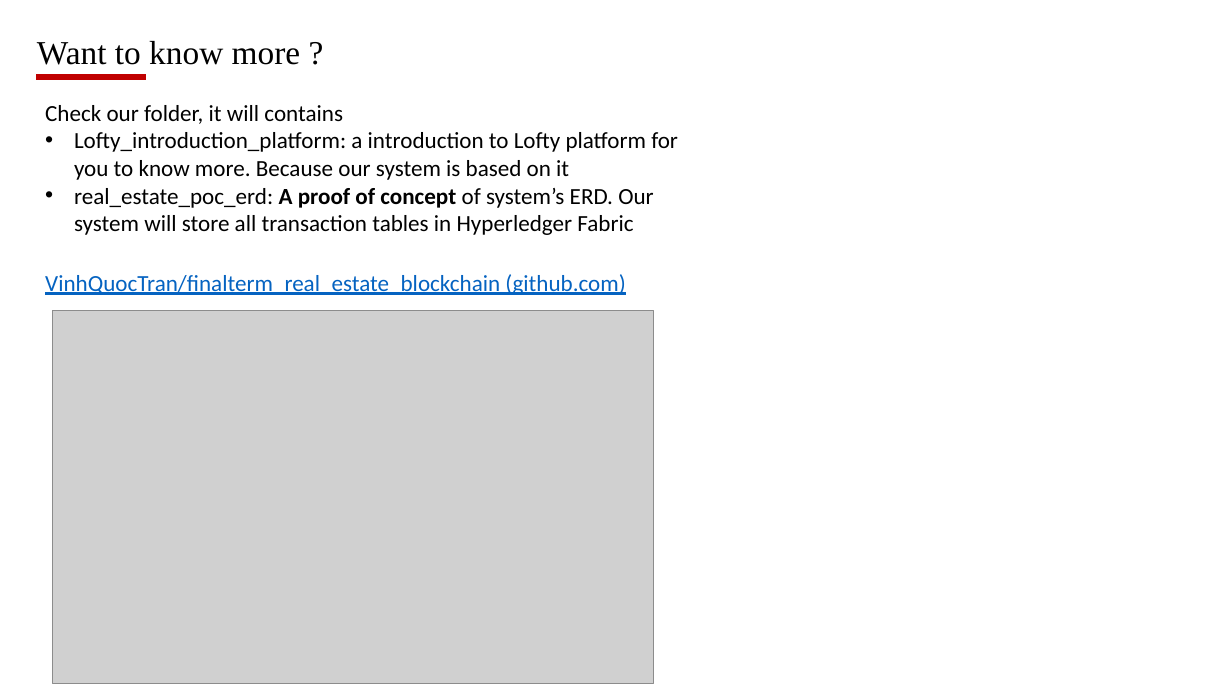
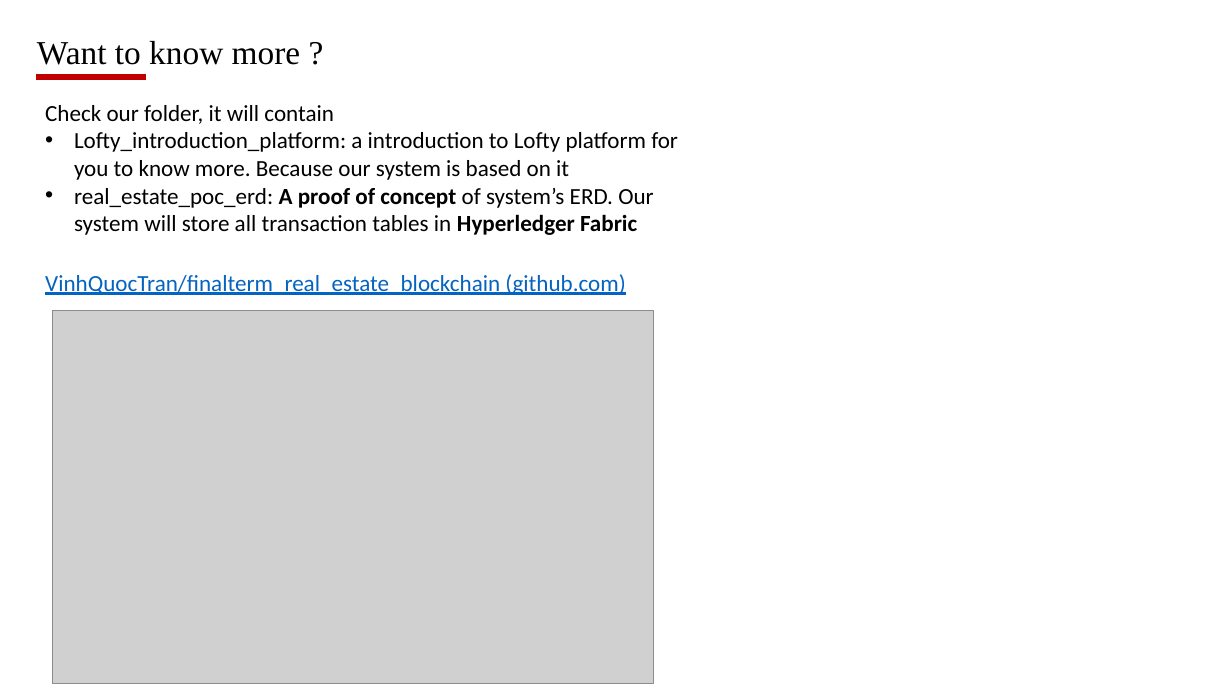
Before and after one commit to VinhQuocTran/Finalterm-Real-Estate-Blockchain, a slide deck: slide 12 of final_project_proposal.pptx (slide 8 before the commit). Drawn at 1232x693 pixels with LibreOffice and Linux fonts; fonts in the diff are those of the drawing; grey boxes stand for pictures. Boxes give left, top, right and bottom in pixels: in the first picture for what was removed or moved away, otherwise in the second. Text is boxed around its words. In the diff, an @@ line names an element or a change of style, - is before the commit and + after.

```diff
--- a/final_project_proposal.pptx
+++ b/final_project_proposal.pptx
@@ text at (45,105,334,124): text changed @@
-Check our folder, it will contains
+Check our folder, it will contain
@@ text at (74,188,653,235): bold on in "Hyperledger Fabric" @@
```
Also in this commit, not shown: 3 other slides changed, 4 slides added, 2 other files.
